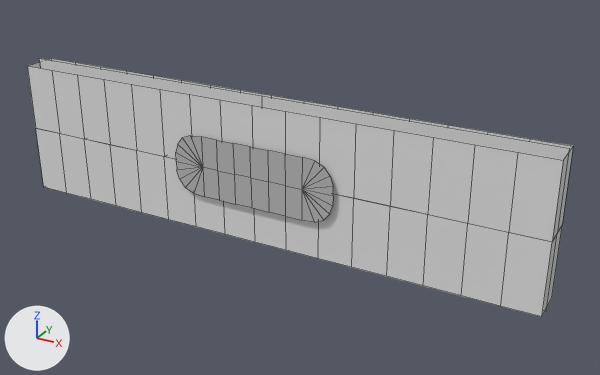
What one commit did to the FBX model Assets/Game/Models/Characters/Players/GhostMouth.fbx.
Rendered twice from a camera (50 mm lens) standing at (2.78, -4.52, 2.19) and looking at (0.25, 0.08, -0.11). The axes (+X, +Y, +Z) are drawn at lower left. The lights are the same throughout. Mesh edges are drawn as thin lines. Where no turn or scale is listed for an object, it has been applied to the vertices. Vertices at the same position are counted once.

Objects in the first picture: 'GhostMouth_Mesh', 'GhostTeeth_Mesh'.
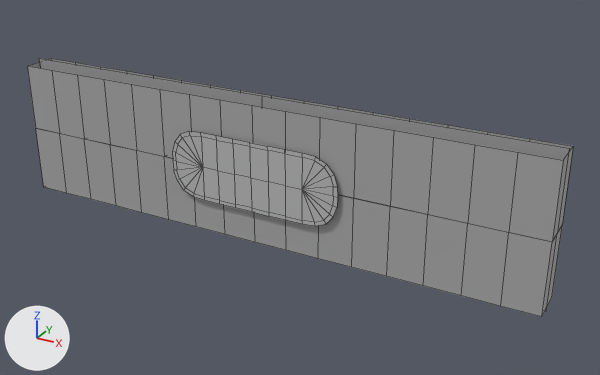
Commit message: feat: update ghost mouth mesh with ring

Where the change shows, as pixel boxes (x1, y1, x2, y2) in the pictures (600 x 375 px):
'GhostTeeth_Mesh', recoloured: (27, 58, 573, 317) in both
'GhostMouth_Mesh', reshaped (10% taller): before (176, 136, 333, 222); after (172, 131, 338, 226)
part 1 of me_mesh, added: after (172, 131, 338, 226)

The edits, one by one:
Material 'GhostTeeth_phong' (mat_ghostteeth_phong) is new.
Its base color is (0.4, 0.4, 0.4) (grey #aaaaaa).
Its roughness is 0.568.
me_mesh is used by ob_ghostmouth_mesh; location (0.0, 0.0, 0.0).
me_mesh had 78 vertices, 64 faces and spanned x -0.621..0.621, y -0.158..0.158, z -0.223..0.223.
me_mesh now has 142 vertices, 128 faces and spans x -0.651..0.651, y -0.158..0.158, z -0.253..0.253.
Part 1, on me_mesh:
44 vertices are added at x -0.651..0.651, y -0.158..0.158, z -0.253..0.253.
10 new vertices lie (0.0, 0.0, 0.03) away from vertices in x -0.266..0.266, y -0.158..0.158, z 0.223.
10 new vertices lie (0.0, 0.0, -0.03) away from vertices in x -0.266..0.266, y -0.158..0.158, z -0.223.
64 new faces join them.
me_mesh_001 has 145 vertices, 104 faces and spans x -2.0..2.0, y -0.13..0.13, z -0.53..0.53.
me_mesh_001 no longer uses material mat_ghost_mouth1 (white #e7e7e7).
me_mesh_001 now uses material mat_ghostteeth_phong (grey #aaaaaa).
